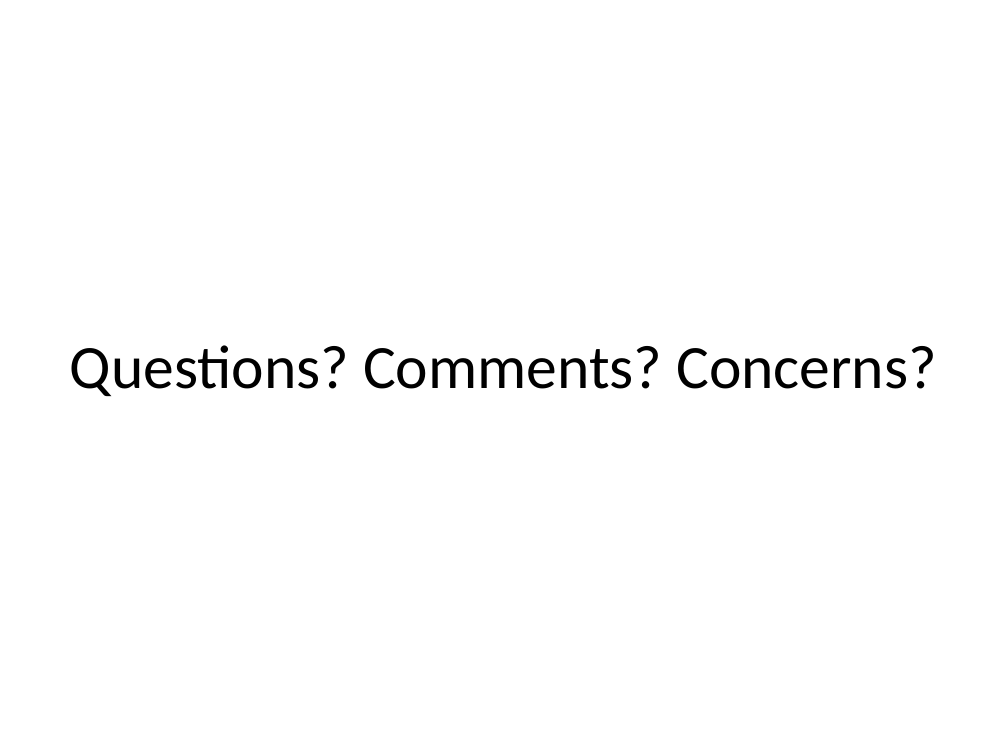
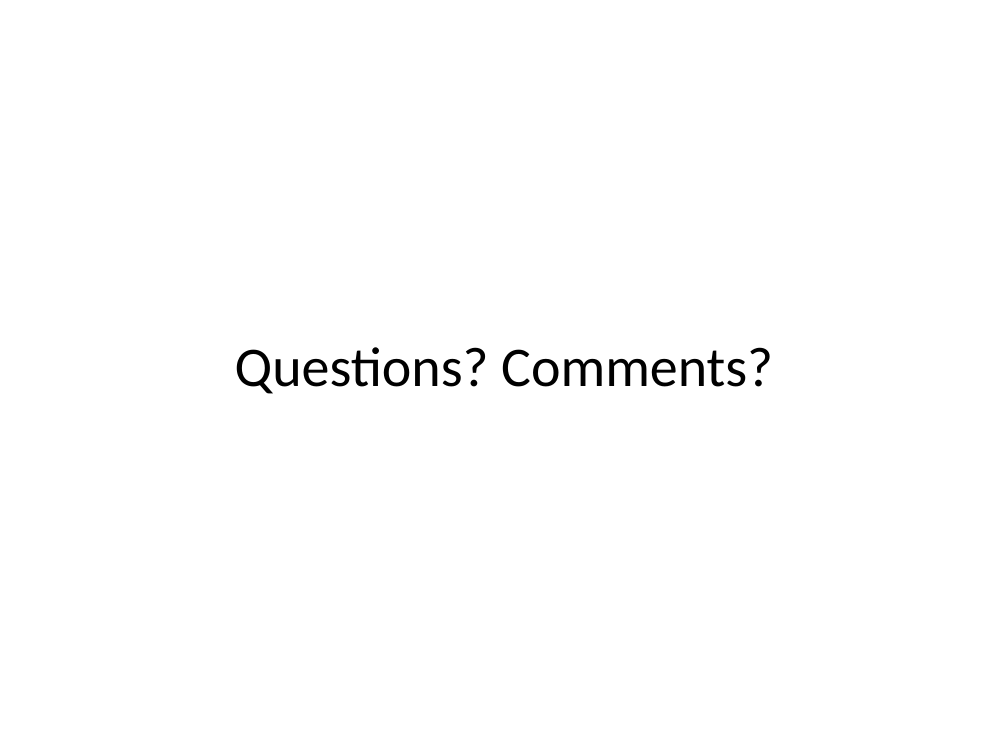
Before and after one commit to masomel/big-data-project, a slide deck: slide 15 of paper/Presentation_May17.pptx (slide 14 before the commit). Drawn at 1008x756 pixels with LibreOffice and Linux fonts; fonts in the diff are those of the drawing; background and template pictures are left out. Boxes give left, top, right and bottom in pixels: in the first picture for what was removed or moved away, otherwise in the second. Text is boxed around its words. In the diff, an @@ line names an element or a change of style, - is before the commit and + after.

```diff
--- a/paper/Presentation_May17.pptx
+++ b/paper/Presentation_May17.pptx
@@ text at (x1=235, y1=347, x2=773, y2=394): text changed; size 44 to 40 pt @@
-Questions? Comments? Concerns?
+Questions? Comments?
```
Also in this commit, not shown: 7 other slides changed, 8 slides added, 7 slides removed.
